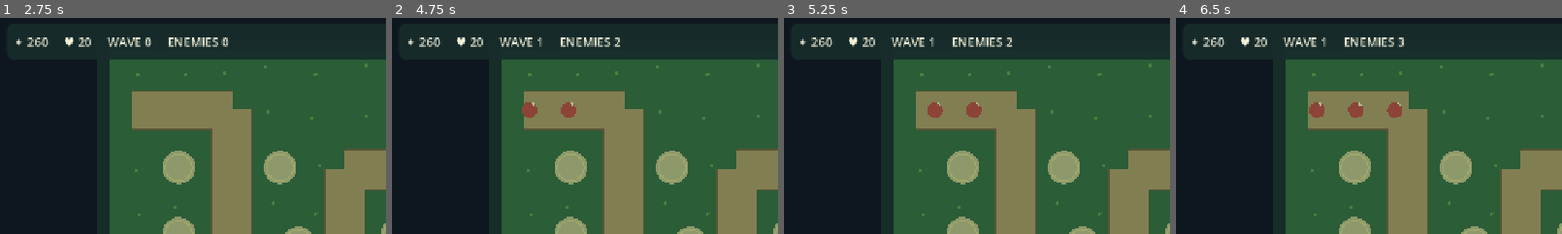
Above: before the commit, frames 1-4 (left to right).
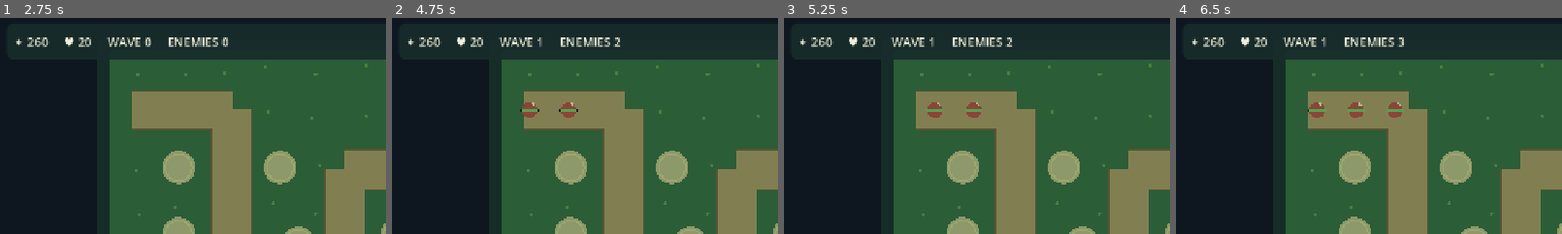
Above: after the commit, the same moments.

Repository: TraydorJ/Tower-Defense-Game
Game: Godot game, scene res://scenes/main.tscn
The game is run twice, just before and just after one commit, with the same random seed, the same clock (stepped at 60 frames per second) and the same inputs.
Inputs:
- Up to frame 1 (2.75 s): click "Archer 80" at 0.5 s; click "Cannon 125" at 1.25 s; click "Frost 145" at 2 s
- Up to frame 2 (4.75 s): click "START WAVE ▶" at 2.75 s; click "Ⅱ" at 3.5 s; click "▶" at 4.25 s
- Up to frame 3 (5.25 s): click "Ⅱ" at 5 s
- Up to frame 4 (6.5 s): click "▶" at 5.75 s
The pictures show only the part of the screen within x 0-50%, y 0-50%; the shares and areas given below are measured in that part.

Frame 1 is identical in both runs. In frame 2, 0.1% of the frame differs, in the area x 33-49%, y 42-44%; in frame 3, 0.1%; in frame 4, 0.2%, in the area x 34-60%, y 42-44%.

Commit message:
Add enemy classes, health bars, tower silhouettes and combat feedback

Diff:
--- a/scripts/game.gd
+++ b/scripts/game.gd
@@ -51,12 +51,15 @@
 var upgrade_button: Button
 var sell_button: Button
 var tower_buttons: Dictionary = {}
+var selection_ring: MeshInstance3D
+var wave_spawned := 0
 
 func _ready() -> void:
 	_build_world()
 	_build_path()
 	_build_pads()
 	_build_camera()
+	_build_selection_ring()
 	_build_ui()
 	_update_hud()
 	_show_message("Choose a tower, then tap an empty build pad.")
@@ -152,6 +155,31 @@
 		ring.material_override = _material(Color("#f1dc9a"))
 		pad_node.add_child(ring)
 		pads.append({"position": PAD_POSITIONS[i], "node": pad_node, "tower": null})
+
+func _build_selection_ring() -> void:
+	selection_ring = MeshInstance3D.new()
+	var ring_mesh := TorusMesh.new()
+	ring_mesh.inner_radius = 0.94
+	ring_mesh.outer_radius = 1.0
+	selection_ring.mesh = ring_mesh
+	selection_ring.position.y = 0.055
+	selection_ring.material_override = _material(Color("#fff0a6"))
+	selection_ring.visible = false
+	add_child(selection_ring)
+
+func _refresh_selection_ring() -> void:
+	if not is_instance_valid(selection_ring):
+		return
+	if selected_tower.is_empty() or not is_instance_valid(selected_tower.get("node")):
+		selection_ring.visible = false
+		return
+	selection_ring.visible = true
+	var tower_node: Node3D = selected_tower["node"]
+	selection_ring.position = Vector3(tower_node.global_position.x, 0.055, tower_node.global_position.z)
+	var tower_range: float = float(selected_tower["range"])
+	var ring_mesh := selection_ring.mesh as TorusMesh
+	ring_mesh.inner_radius = maxf(0.1, tower_range - 0.07)
+	ring_mesh.outer_radius = tower_range
 
 func _build_camera() -> void:
 	var camera := Camera3D.new()
@@ -279,6 +307,7 @@
 func _select_tower_type(tower_name: String) -> void:
 	selected_type = tower_name
 	selected_tower = {}
+	_refresh_selection_ring()
 	_show_message("Selected %s — tap an empty stone pad." % tower_name)
 	_update_hud()
 
@@ -324,6 +353,7 @@
 		_place_tower(nearest_pad)
 	else:
 		selected_tower = pad["tower"]
+		_refresh_selection_ring()
 		_show_message("%s tower — level %d" % [selected_tower["type"], selected_tower["level"]])
 		_update_hud()
 
@@ -358,14 +388,44 @@
 	shaft.material_override = _material(data["color"].darkened(0.2))
 	tower_node.add_child(shaft)
 
-	var crown := MeshInstance3D.new()
-	var crown_mesh := SphereMesh.new()
-	crown_mesh.radius = 0.34
-	crown_mesh.height = 0.58
-	crown.mesh = crown_mesh
-	crown.position.y = 1.12
-	crown.material_override = _material(data["color"])
-	tower_node.add_child(crown)
+	if selected_type == "Cannon":
+		var barrel := MeshInstance3D.new()
+		var barrel_mesh := CylinderMesh.new()
+		barrel_mesh.top_radius = 0.13
+		barrel_mesh.bottom_radius = 0.19
+		barrel_mesh.height = 0.92
+		barrel.mesh = barrel_mesh
+		barrel.position = Vector3(0.0, 1.08, -0.28)
+		barrel.rotation.x = PI * 0.5
+		barrel.material_override = _material(Color("#394b50"))
+		tower_node.add_child(barrel)
+		var muzzle := MeshInstance3D.new()
+		var muzzle_mesh := TorusMesh.new()
+		muzzle_mesh.inner_radius = 0.12
+		muzzle_mesh.outer_radius = 0.17
+		muzzle.mesh = muzzle_mesh
+		muzzle.position = Vector3(0.0, 1.08, -0.72)
+		muzzle.rotation.x = PI * 0.5
+		muzzle.material_override = _material(Color("#ffcf79"))
+		tower_node.add_child(muzzle)
+	elif selected_type == "Frost":
+		var crystal := MeshInstance3D.new()
+		var crystal_mesh := PrismMesh.new()
+		crystal_mesh.size = Vector3(0.58, 0.86, 0.58)
+		crystal.mesh = crystal_mesh
+		crystal.position.y = 1.1
+		crystal.rotation.y = PI * 0.25
+		crystal.material_override = _material(Color("#b6f0ff"))
+		tower_node.add_child(crystal)
+	else:
+		var crown := MeshInstance3D.new()
+		var crown_mesh := SphereMesh.new()
+		crown_mesh.radius = 0.34
+		crown_mesh.height = 0.58
+		crown.mesh = crown_mesh
+		crown.position.y = 1.12
+		crown.material_override = _material(data["color"])
+		tower_node.add_child(crown)
 
 	var tower := {
 		"type": selected_type,
@@ -381,6 +441,7 @@
 	towers.append(tower)
 	pads[pad_index]["tower"] = tower
 	selected_tower = tower
+	_refresh_selection_ring()
 	_show_message("%s tower built!" % selected_type)
 	_update_hud()
 
@@ -409,6 +470,7 @@
 	pads[pad_index]["tower"] = null
 	towers.erase(tower)
 	selected_tower = {}
+	_refresh_selection_ring()
 	_show_message("Tower sold.")
 	_update_hud()
 
@@ -418,6 +480,7 @@
 	wave += 1
 	wave_active = true
 	spawn_remaining = 7 + wave * 2
+	wave_spawned = 0
 	spawn_timer = 0.15
 	wave_button.disabled = true
 	_show_message("Wave %d incoming!" % wave)
@@ -429,7 +492,8 @@
 	if spawn_remaining > 0:
 		spawn_timer -= delta
 		if spawn_timer <= 0.0:
-			_spawn_enemy()
+			_spawn_enemy(wave_spawned)
+			wave_spawned += 1
 			spawn_remaining -= 1
 			spawn_timer = maxf(0.38, 0.92 - float(wave) * 0.018)
 	elif enemies.is_empty():
@@ -439,16 +503,36 @@
 		_show_message("Wave cleared! Supply bonus +%d gold." % (45 + wave * 8))
 		_update_hud()
 
-func _spawn_enemy() -> void:
+func _spawn_enemy(spawn_index: int = -1) -> void:
+	var kind := "grunt"
+	if wave >= 2 and spawn_index >= 0 and spawn_index % 4 == 2:
+		kind = "runner"
+	if wave >= 3 and spawn_index >= 0 and spawn_index % 5 == 4:
+		kind = "brute"
+
 	var enemy := Node3D.new()
 	add_child(enemy)
 	var body := MeshInstance3D.new()
-	var mesh := SphereMesh.new()
-	mesh.radius = 0.34 if wave < 4 else 0.4
-	mesh.height = mesh.radius * 2.0
-	body.mesh = mesh
-	body.material_override = _material(Color("#d85c54") if wave % 4 != 0 else Color("#8d72d9"))
+	if kind == "brute":
+		var mesh := BoxMesh.new()
+		mesh.size = Vector3(0.78, 0.68, 0.78)
+		body.mesh = mesh
+		body.material_override = _material(Color("#8d72d9"))
+	elif kind == "runner":
+		var mesh := CapsuleMesh.new()
+		mesh.radius = 0.23
+		mesh.height = 0.82
+		body.mesh = mesh
+		body.rotation.z = PI * 0.5
+		body.material_override = _material(Color("#e7b84d"))
+	else:
+		var mesh := SphereMesh.new()
+		mesh.radius = 0.34
+		mesh.height = 0.68
+		body.mesh = mesh
+		body.material_override = _material(Color("#d85c54"))
 	enemy.add_child(body)
+
 	var eye := MeshInstance3D.new()
 	var eye_mesh := SphereMesh.new()
 	eye_mesh.radius = 0.09
@@ -457,9 +541,42 @@
 	eye.position = Vector3(0.13, 0.12, -0.22)
 	eye.material_override = _material(Color("#fff2c8"))
 	enemy.add_child(eye)
+
+	var health_back := MeshInstance3D.new()
+	var health_back_mesh := BoxMesh.new()
+	health_back_mesh.size = Vector3(0.78, 0.045, 0.12)
+	health_back.mesh = health_back_mesh
+	health_back.position = Vector3(0.0, 0.57, 0.0)
+	health_back.material_override = _material(Color("#402d31"))
+	enemy.add_child(health_back)
+
+	var health_fill := MeshInstance3D.new()
+	var health_fill_mesh := BoxMesh.new()
+	health_fill_mesh.size = Vector3(0.72, 0.055, 0.09)
+	health_fill.mesh = health_fill_mesh
+	health_fill.position = Vector3(0.0, 0.60, 0.0)
+	health_fill.material_override = _material(Color("#80d77a"))
+	enemy.add_child(health_fill)
+
 	enemy.position = PATH_POINTS[0] + Vector3.UP * 0.48
 	var health := 42.0 + float(wave) * 12.0
-	enemies.append({"node": enemy, "distance": 0.0, "health": health, "max_health": health, "speed": 1.8 + float(wave) * 0.045, "slow": 0.0})
+	var speed := 1.8 + float(wave) * 0.045
+	if kind == "runner":
+		health *= 0.68
+		speed *= 1.65
+	elif kind == "brute":
+		health *= 2.8
+		speed *= 0.58
+	enemies.append({
+		"node": enemy,
+		"distance": 0.0,
+		"health": health,
+		"max_health": health,
+		"speed": speed,
+		"slow": 0.0,
+		"kind": kind,
+		"health_fill": health_fill
+	})
 
 func _position_on_path(distance: float) -> Vector3:
 	var remaining := distance
@@ -504,6 +621,8 @@
 				target_index = i
 		if target_index >= 0:
 			var target: Dictionary = enemies[target_index]
+			var aim_direction: Vector3 = target["node"].global_position - tower_position
+			tower["node"].rotation.y = atan2(aim_direction.x, aim_direction.z)
 			_fire_projectile(tower, target)
 			tower["cooldown"] = float(tower["rate"])
 
@@ -533,6 +652,11 @@
 		var step := float(shot["speed"]) * delta
 		if offset.length() <= step + 0.12:
 			target["health"] = float(target["health"]) - float(shot["damage"])
+			var health_fill: MeshInstance3D = target["health_fill"]
+			var health_ratio := clampf(float(target["health"]) / float(target["max_health"]), 0.0, 1.0)
+			health_fill.scale.x = health_ratio
+			health_fill.position.x = -0.36 * (1.0 - health_ratio)
+			_spawn_impact(destination, Color("#79dcff") if shot["slow"] else Color("#ffe09a"))
 			if shot["slow"]:
 				target["slow"] = 1.1
 			if float(target["health"]) <= 0.0:
@@ -544,6 +668,19 @@
 		else:
 			node.global_position += offset.normalized() * step
 
+func _spawn_impact(position: Vector3, tint: Color) -> void:
+	var flash := MeshInstance3D.new()
+	var flash_mesh := SphereMesh.new()
+	flash_mesh.radius = 0.16
+	flash_mesh.height = 0.32
+	flash.mesh = flash_mesh
+	flash.position = position
+	flash.material_override = _material(tint)
+	add_child(flash)
+	var tween := create_tween()
+	tween.tween_property(flash, "scale", Vector3.ONE * 2.1, 0.16)
+	tween.tween_callback(flash.queue_free)
+
 func _remove_enemy(index: int, reward: bool) -> void:
 	var enemy: Dictionary = enemies[index]
 	if reward:
@@ -581,6 +718,7 @@
 	if not is_instance_valid(hud_label):
 		return
 	hud_label.text = "✦ %d     ♥ %d     WAVE %d     ENEMIES %d" % [gold, lives, wave, enemies.size()]
+	_refresh_selection_ring()
 	if is_instance_valid(upgrade_button):
 		upgrade_button.disabled = selected_tower.is_empty()
 	if is_instance_valid(sell_button):
